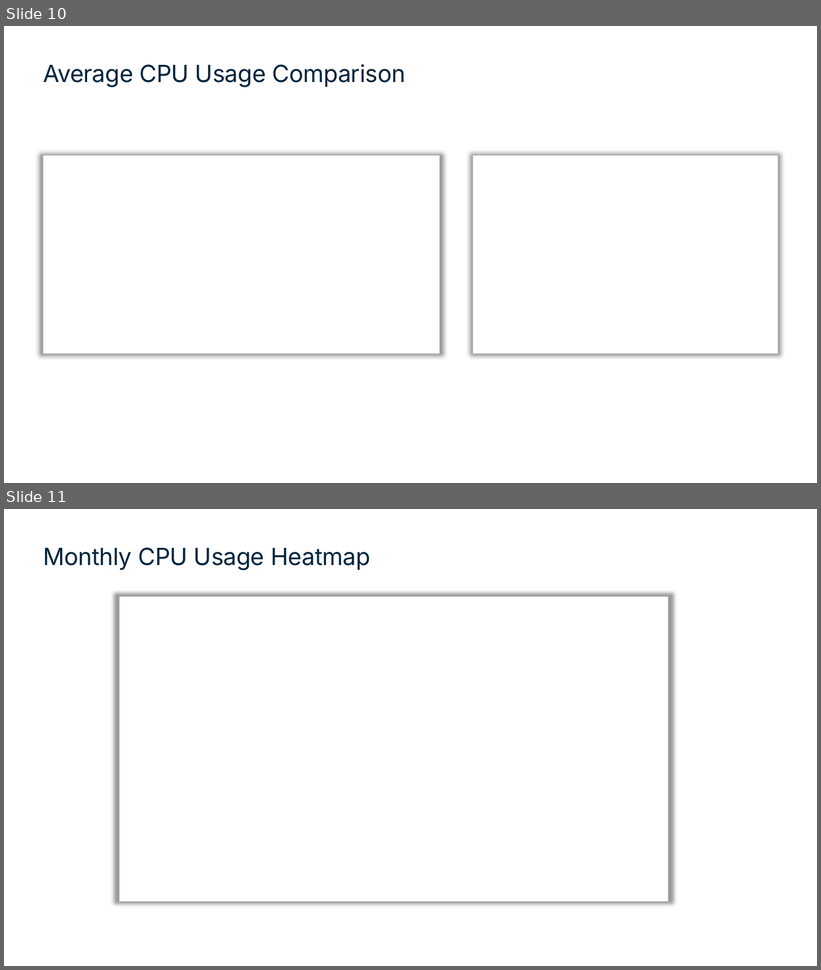
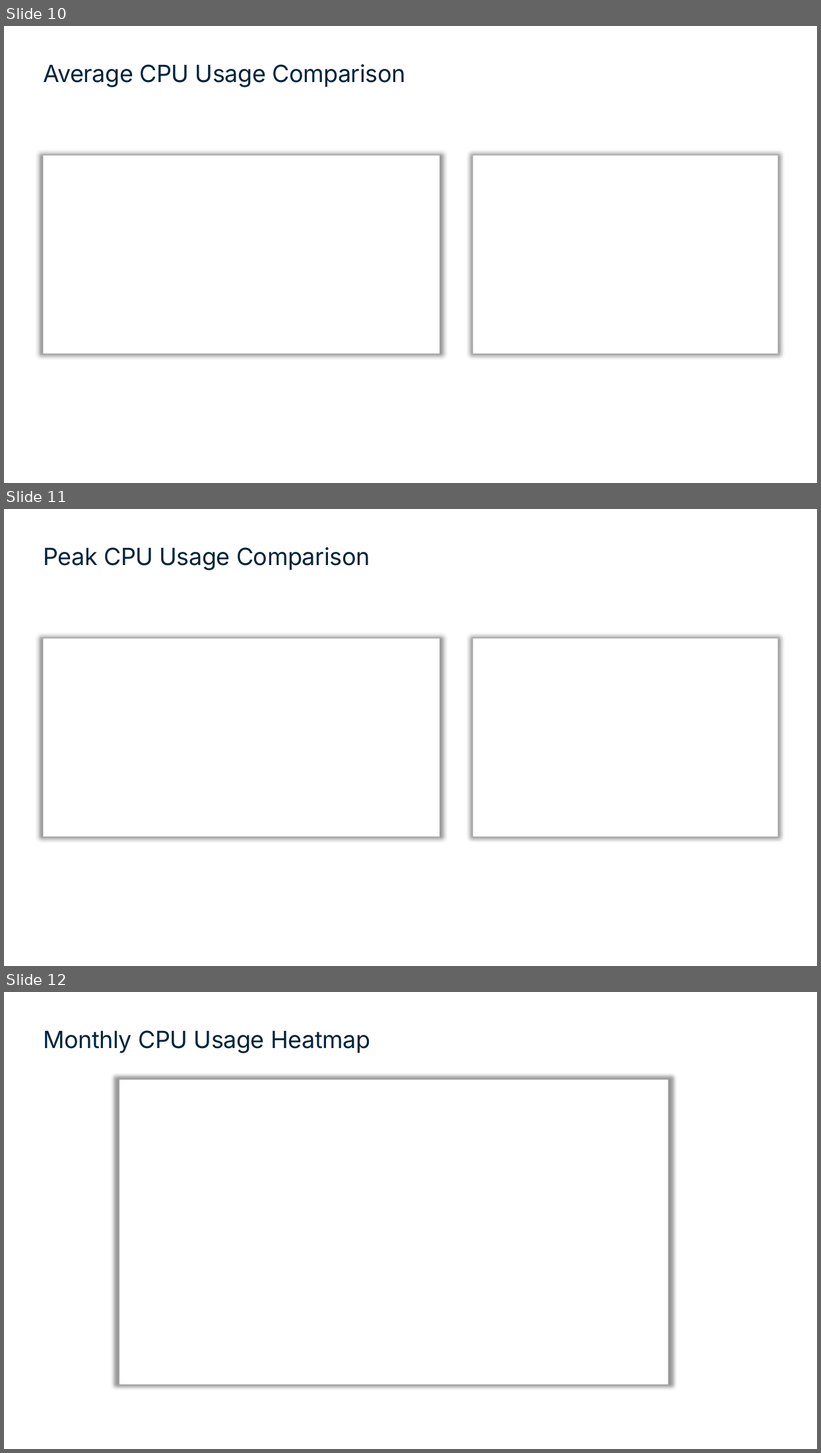
Before and after one commit to tdcoa/systasks, a slide deck: Solutions/ppt/Vantage Health Check Trends v1.0.pptx. Shown one above the other, each under a label of ours: slides 10 and 11 before the commit, slides 10, 11 and 12 after it. The pictures are 821x970 and 821x1453 pixels, drawn with LibreOffice and Linux fonts; fonts in the diff are those of the drawing; background and template pictures are left out. Boxes give left, top, right and bottom in pixels: in the first picture for what was removed or moved away, otherwise in the second. Text is boxed around its words. In the diff, an @@ line names an element or a change of style, - is before the commit and + after.

```diff
--- a/Solutions/ppt/Vantage Health Check Trends v1.0.pptx
+++ b/Solutions/ppt/Vantage Health Check Trends v1.0.pptx
@@ slide 11 added at [4,509,817,966], background #FFFFFF @@
@@ title added at [43,547,370,570], 28 pt, text #00233C @@
+Peak CPU Usage Comparison
@@ rectangle added at [43,638,440,836], fill #FFFFFF @@
@@ rectangle added at [473,638,778,836], fill #FFFFFF @@
@@ what was slide 11 is now slide 12 @@
```
Also in this commit, not shown: 1 slide changed, 1 other slide added, 3 other files.
